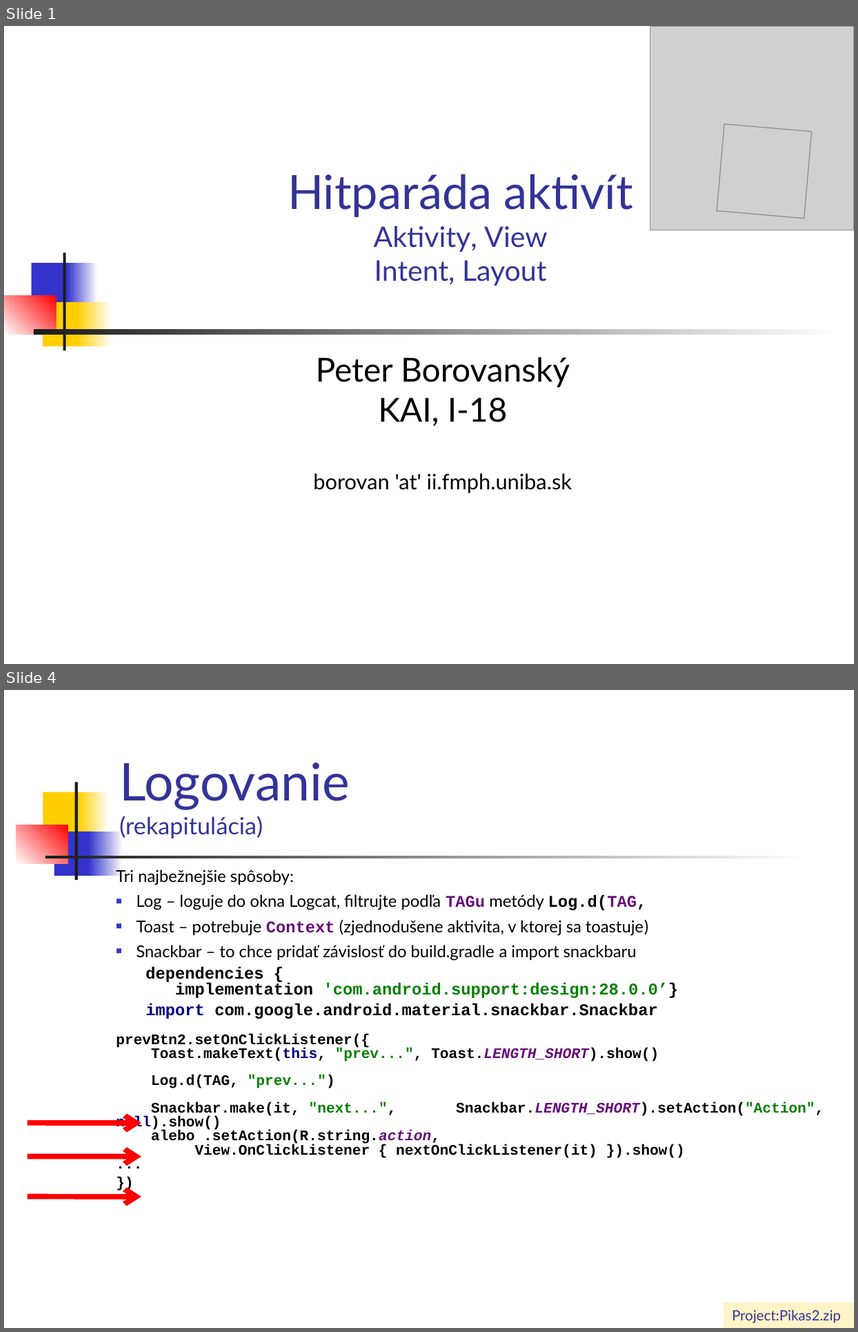
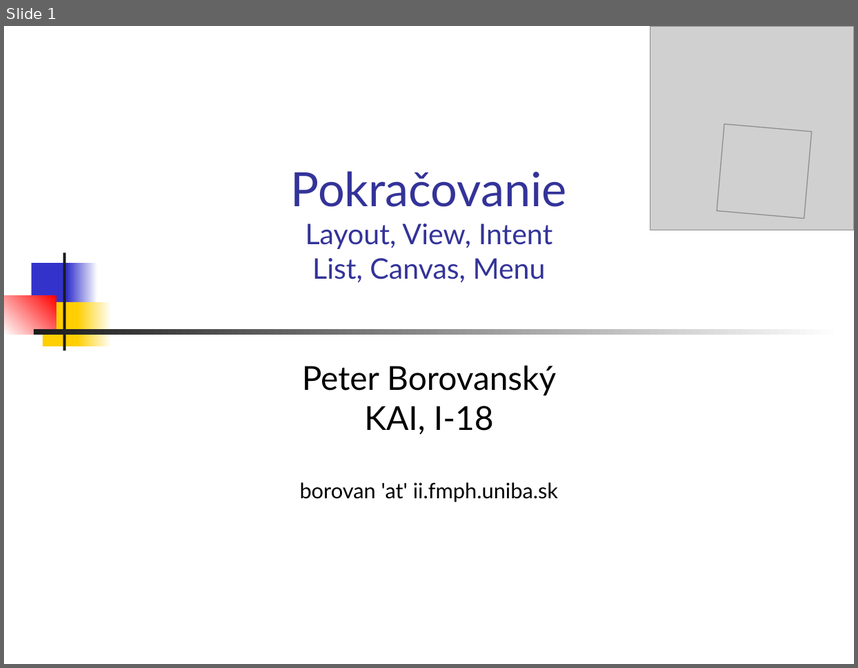
Before and after one commit to vmandro/Prednasky, a slide deck: 04/04_Android.ppt. Shown one above the other, each under a label of ours: slides 1 and 4 before the commit, slide 1 after it; the slides between them are not shown. The pictures are 858x1332 and 858x668 pixels, drawn with LibreOffice and Linux fonts; fonts in the diff are those of the drawing; grey boxes stand for pictures. Boxes give left, top, right and bottom in pixels: in the first picture for what was removed or moved away, otherwise in the second. Text is boxed around its words. In the diff, an @@ line names an element or a change of style, - is before the commit and + after.

```diff
--- a/04/04_Android.ppt
+++ b/04/04_Android.ppt
@@ slide 4 removed at (4, 690, 854, 1328), background #FFFFFF @@
@@ rectangle removed at (4, 694, 21, 728) @@
@@ title removed at (119, 762, 350, 838) @@
-Logovanie
-(rekapitulácia)
@@ rectangle removed at (43, 792, 84, 836) @@
@@ rectangle removed at (74, 782, 77, 880) @@
@@ rectangle removed at (79, 792, 110, 836) @@
@@ rectangle removed at (16, 825, 67, 863) @@
@@ rectangle removed at (54, 831, 93, 876) @@
@@ rectangle removed at (89, 831, 123, 876) @@
@@ rectangle removed at (45, 856, 810, 858) @@
@@ text removed at (116, 869, 824, 1158) @@
-Tri najbežnejšie spôsoby:
-■ Log – loguje do okna Logcat, filtrujte podľa TAGu metódy Log.d(TAG,
-■ Toast – potrebuje Context (zjednodušene aktivita, v ktorej sa toastuje)
-■ Snackbar – to chce pridať závislosť do build.gradle a import snackbaru
-dependencies {
-implementation 'com.android.support:design:28.0.0’}
-import com.google.android.material.snackbar.Snackbar
-prevBtn2.setOnClickListener({
-Toast.makeText(this, "prev...", Toast.LENGTH_SHORT).show()
-Log.d(TAG, "prev...")
-Snackbar.make(it, "next...", Snackbar.LENGTH_SHORT).setAction("Action", null).show()
-alebo .setAction(R.string.action,
-View.OnClickListener { nextOnClickListener(it) }).show()
-...
-})
@@ arrow removed from (27, 1123) to (142, 1123) @@
@@ arrow removed from (27, 1156) to (142, 1156) @@
@@ arrow removed from (27, 1196) to (142, 1196) @@
@@ rectangle removed at (724, 1302, 854, 1328) @@
-Project:Pikas2.zip
@@ slide 1 changed as well @@
@@ title at (291, 171, 567, 283): text changed @@
-Hitparáda aktivít
-Aktivity, View
-Intent, Layout
+Pokračovanie
+Layout, View, Intent
+List, Canvas, Menu
@@ subtitle "Peter Borovanský": place and size @@
-subtitle "Peter Borovanský" at (313, 357, 572, 493)
+subtitle "Peter Borovanský" at (300, 365, 558, 502)
```
Also in this commit, not shown: 30 slides added, 31 other slides removed, 7 other files.
